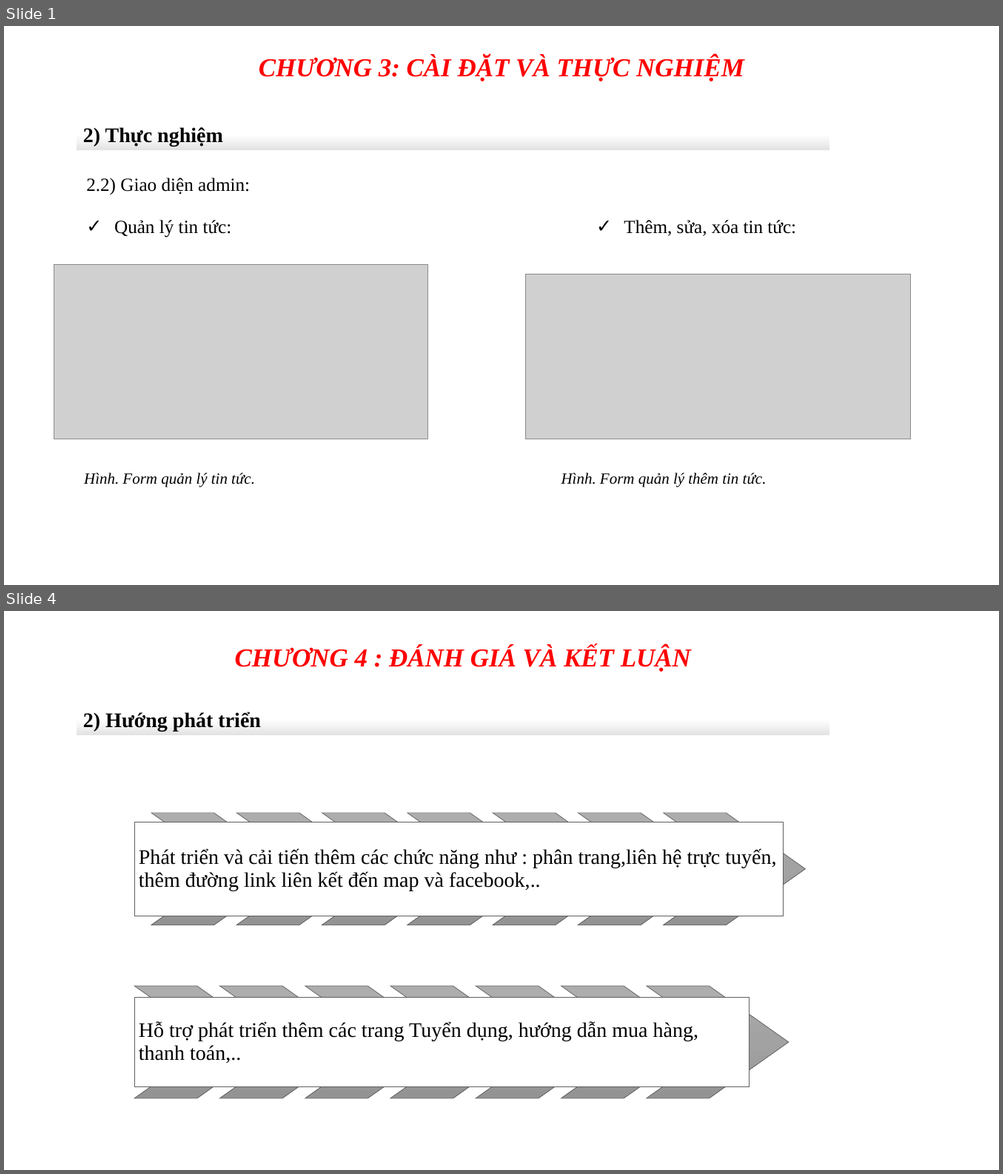
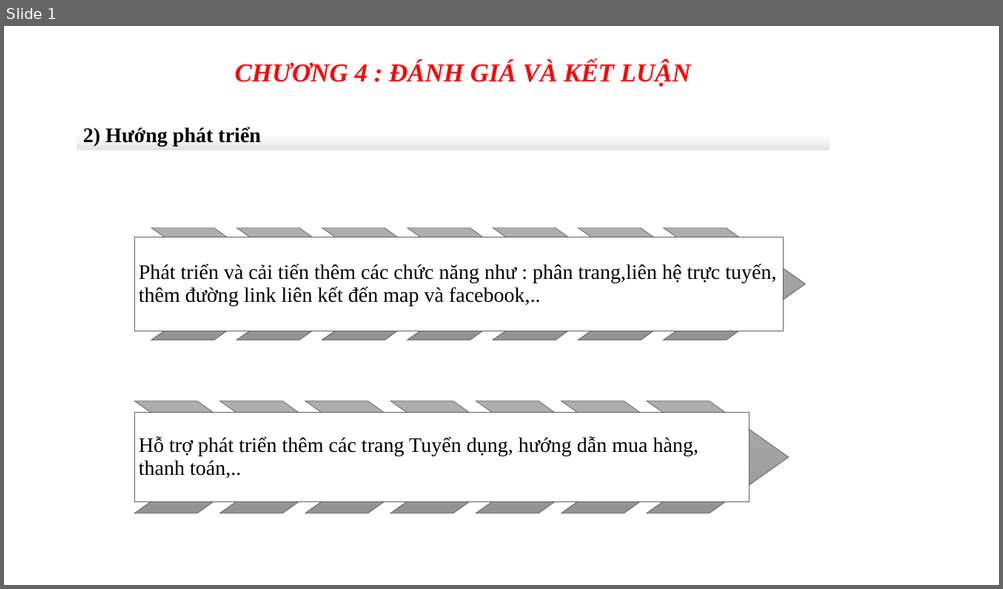
Before and after one commit to vothihoangyen/demo8-6, a slide deck: BỘ-TÀI-NGUYÊN-MÔI-TRƯỜNG-1.pptx. Shown one above the other, each under a label of ours: slides 1 and 4 before the commit, slide 1 after it; the slides between them are not shown. The pictures are 1003x1174 and 1003x589 pixels, drawn with LibreOffice and Linux fonts; fonts in the diff are those of the drawing; grey boxes stand for pictures; background and template pictures are left out. Boxes give left, top, right and bottom in pixels: in the first picture for what was removed or moved away, otherwise in the second. Text is boxed around its words. In the diff, an @@ line names an element or a change of style, - is before the commit and + after.

```diff
--- a/BỘ-TÀI-NGUYÊN-MÔI-TRƯỜNG-1.pptx
+++ b/BỘ-TÀI-NGUYÊN-MÔI-TRƯỜNG-1.pptx
@@ slide 1 removed at <box>4,26,999,585</box>, background picture (left out) @@
@@ text removed at <box>259,56,744,82</box> @@
-CHƯƠNG 3: CÀI ĐẶT VÀ THỰC NGHIỆM
@@ rectangle removed at <box>76,118,829,150</box> @@
-2) Thực nghiệm
@@ text removed at <box>86,178,250,195</box> @@
-2.2) Giao diện admin:
@@ text removed at <box>114,220,232,238</box> @@
-✓ Quản lý tin tức:
@@ text removed at <box>623,220,796,236</box> @@
-✓ Thêm, sửa, xóa tin tức:
@@ picture removed at <box>54,265,428,440</box> @@
@@ picture removed at <box>526,275,910,440</box> @@
@@ text removed at <box>84,473,255,488</box> @@
-Hình. Form quản lý tin tức.
@@ text removed at <box>561,473,766,488</box> @@
-Hình. Form quản lý thêm tin tức.
@@ what was slide 4 is now slide 1 @@
```
Also in this commit, not shown: 2 other slides removed.
